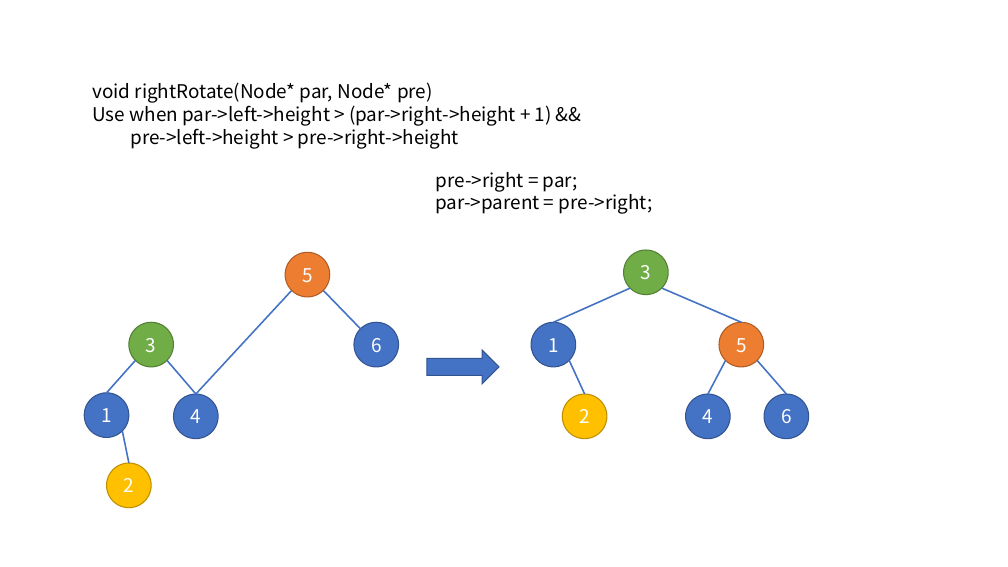
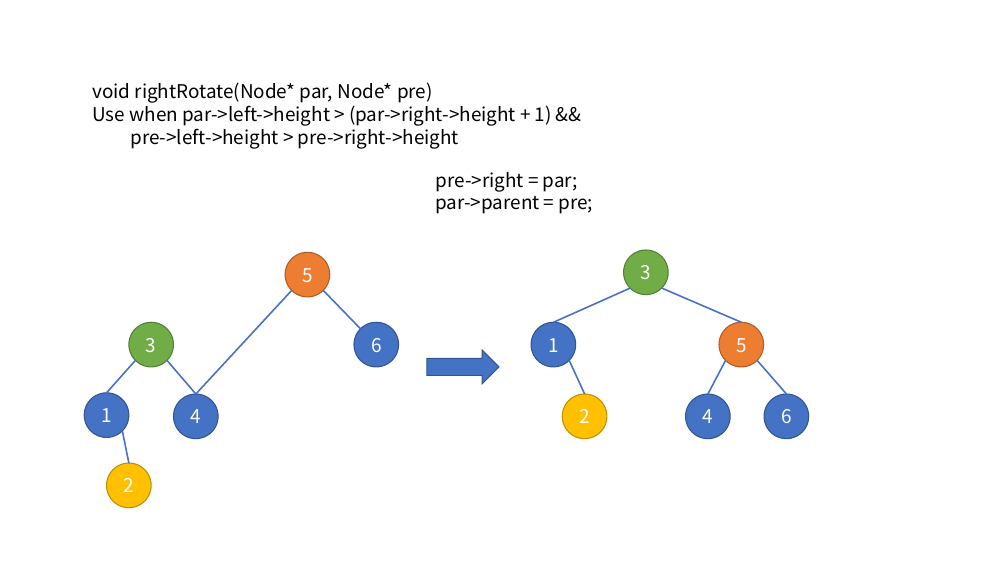
Before and after one commit to blacksea3/C--STL-test, a slide deck: slide 11 of other/CppAlgs/AVLtree.pptx. Drawn at 1008x567 pixels with LibreOffice and Linux fonts; fonts in the diff are those of the drawing. Boxes give left, top, right and bottom in pixels: in the first picture for what was removed or moved away, otherwise in the second. Text is boxed around its words. In the diff, an @@ line names an element or a change of style, - is before the commit and + after.

```diff
--- a/other/CppAlgs/AVLtree.pptx
+++ b/other/CppAlgs/AVLtree.pptx
@@ text at bbox=[436, 190, 594, 214]: text changed @@
-par->parent = pre->right;
+par->parent = pre;
```
Also in this commit, not shown: 11 other slides changed, 8 other files.
